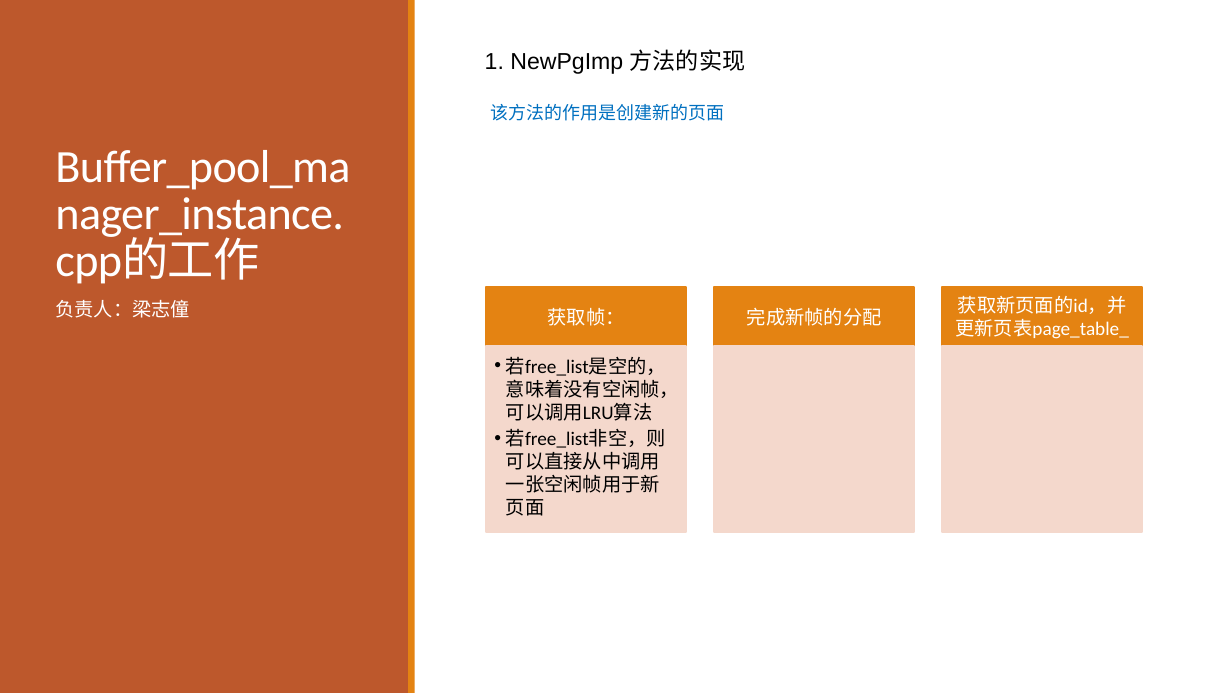
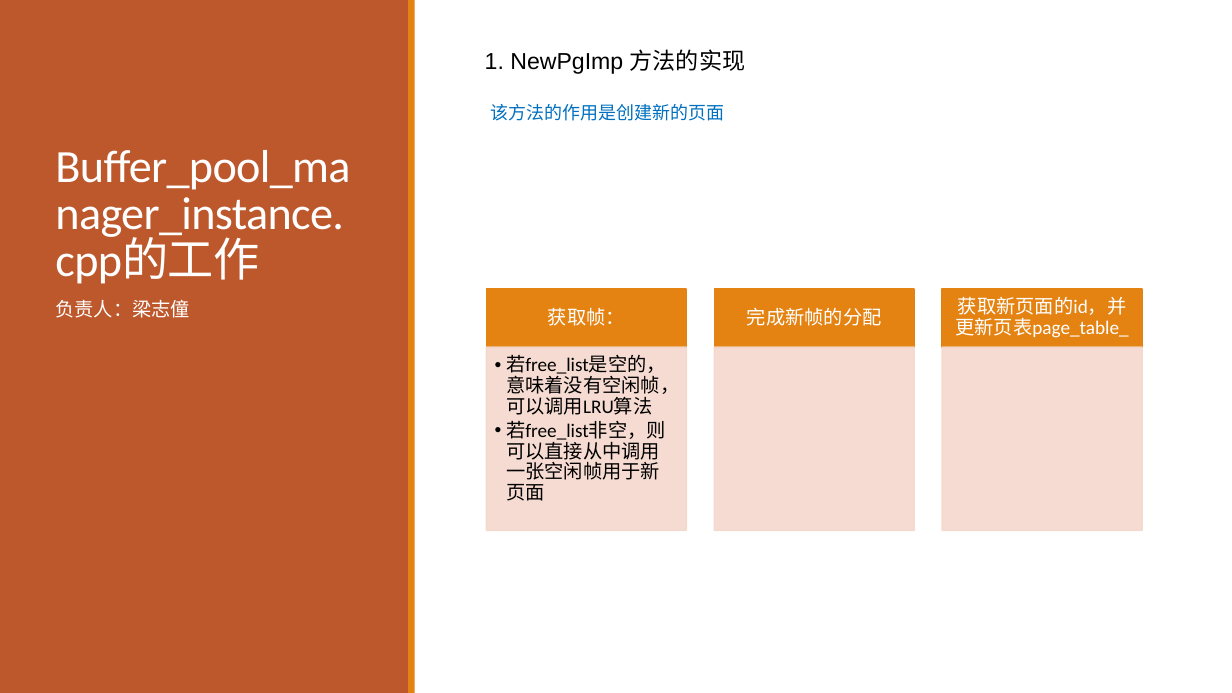
Before and after one commit to SDataBaseGroup/Database-lab, a slide deck: slide 9 of 缓冲区管理器与B+树的总ppt.pptx. Drawn at 1232x693 pixels with LibreOffice and Linux fonts; fonts in the diff are those of the drawing. Boxes give left, top, right and bottom in pixels: in the first picture for what was removed or moved away, otherwise in the second. Text is boxed around its words. In the diff, an @@ line names an element or a change of style, - is before the commit and + after.

```diff
--- a/缓冲区管理器与B+树的总ppt.pptx
+++ b/缓冲区管理器与B+树的总ppt.pptx
@@ line spacing 1 to 0.9 in 4 elements at (506,355,679,501), (548,308,625,326), (747,308,882,326), (955,297,1128,338) @@
```
Also in this commit, not shown: 13 other slides changed, 5 slides added.
